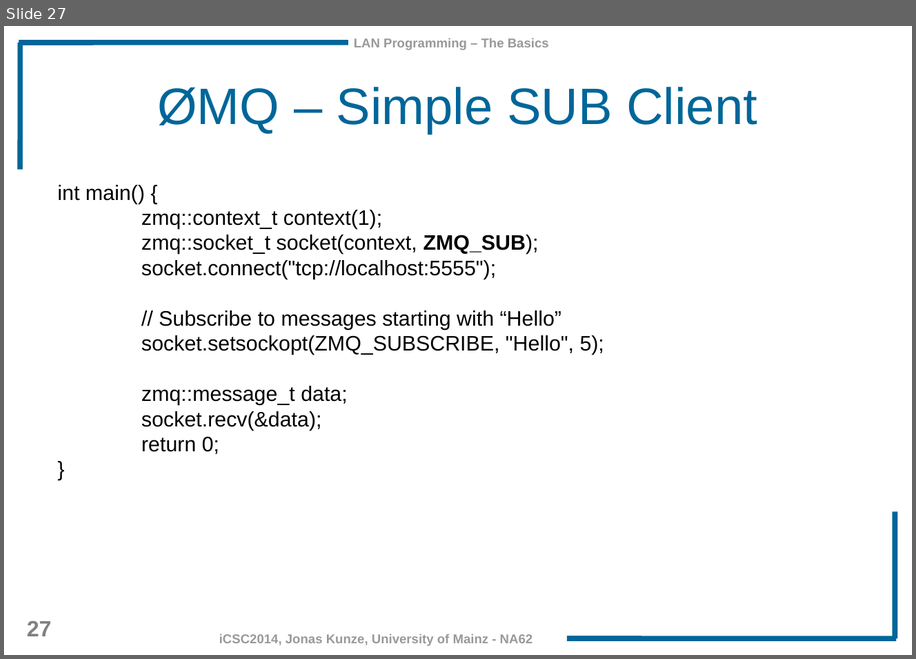
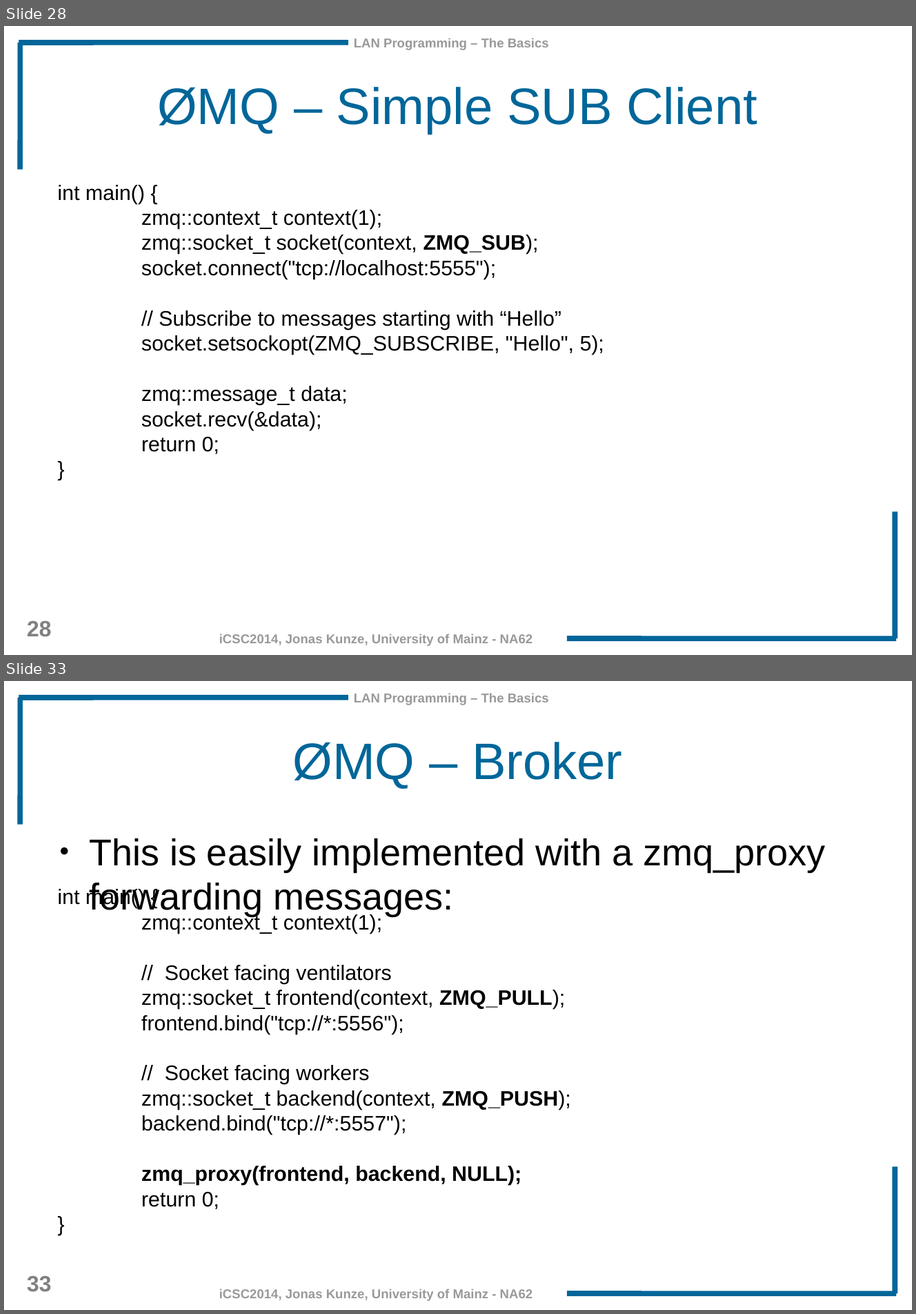
Before and after one commit to JonasKunze/icsc2014, a slide deck: iCSC-2014-Network-Libraries.odp. Shown one above the other, each under a label of ours: slide 27 before the commit, slides 28 and 33 after it; the slides between them are not shown. The pictures are 916x659 and 916x1314 pixels, drawn with LibreOffice and Linux fonts; fonts in the diff are those of the drawing; background and template pictures are left out. Boxes give left, top, right and bottom in pixels: in the first picture for what was removed or moved away, otherwise in the second. Text is boxed around its words. In the diff, an @@ line names an element or a change of style, - is before the commit and + after.

Commit message:
ZMQ Broker and Multithreading

```diff
--- a/iCSC-2014-Network-Libraries.odp
+++ b/iCSC-2014-Network-Libraries.odp
@@ slide 33 added at (x1=4, y1=681, x2=912, y2=1310), background #FFFFFF; not listed: 7 template elements that a slide beside it also shows @@
@@ title added at (x1=292, y1=742, x2=623, y2=789), 44 pt, text #006699 @@
+ØMQ – Broker
@@ text added at (x1=89, y1=838, x2=826, y2=916), 32 pt, text #000000 @@
+● This is easily implemented with a zmq_proxy forwarding messages:
@@ text added at (x1=58, y1=887, x2=571, y2=1209), 18 pt, text #000000 @@
+int main() {
+zmq::context_t context(1);
+// Socket facing ventilators
+zmq::socket_t frontend(context, ZMQ_PULL);
+frontend.bind("tcp://*:5556");
+// Socket facing workers
+zmq::socket_t backend(context, ZMQ_PUSH);
+backend.bind("tcp://*:5557");
+zmq_proxy(frontend, backend, NULL);
+return 0;
+}
@@ what was slide 27 is now slide 28 @@
@@ page number at (x1=27, y1=620, x2=52, y2=636): text changed @@
-27
+28
```
Also in this commit, not shown: 6 slides changed, 10 other slides added.
